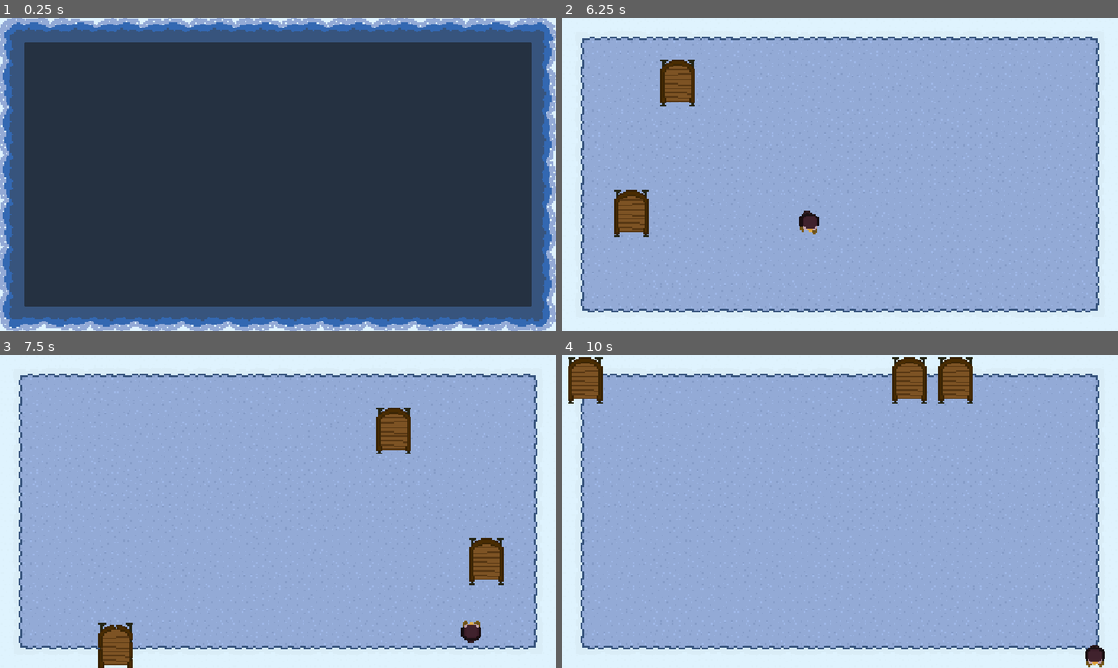
Above: before the commit, frames 1-4 (two rows, left to right).
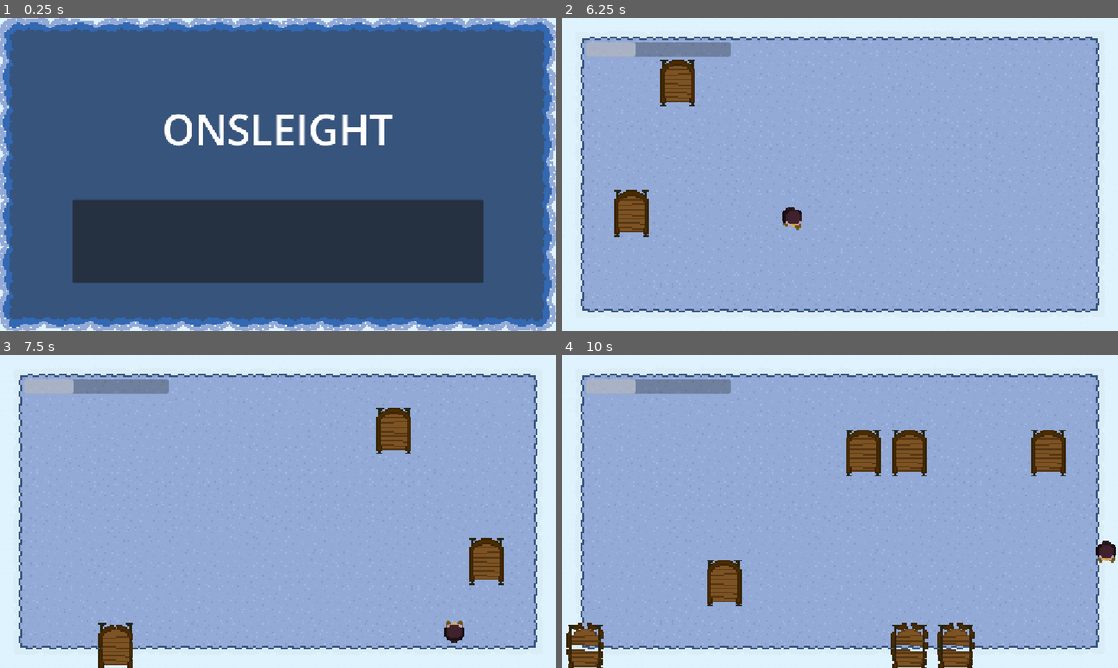
Above: after the commit, the same moments.

Repository: appellatebaton0/siege-9
Game: Godot game, scene res://scenes/main.tscn
Same seed, same stepped clock (60 frames per second), same inputs: the game is played once before the commit and once after it.
Inputs (mouse positions are in pixels of both pictures, inside the frame that each line leads up to; where the layout moved, square brackets give the same spot in the first picture):
- Up to frame 1 (0.25 s): no input
- Up to frame 2 (6.25 s): click (840, 240) [840, 174] at 0.5 s; tap Enter at 1.25 s; hold D (Right) 1.28-2.03 s; hold S (Down) 2.03-2.78 s; hold D (Right) 2.78-3.53 s; hold W (Up) 3.53-4.28 s; hold A (Left) 4.28-5.78 s; hold S (Down) from 5.78 s (still down)
- Up to frame 3 (7.5 s): release S (Down) at 6.53 s; hold D (Right) 6.53-7.28 s; hold W (Up) from 7.28 s (still down)
- Up to frame 4 (10 s): release W (Up) at 8 s; click (840, 511) at 8.02 s; hold D (Right) 8.78-9.53 s; hold S (Down) from 9.53 s (still down)

The runs differ from the first frame. In frame 1, 57% of the frame differs, in the area x 4-96%, y 7-93%; in frame 2, 1.2%; in frame 3, 1.2%; in frame 4, 9.3%.

Commit message:
v0.15 - Health & Scoring
- Added a healthbar so you can see your health while in the game
- Added a score tracker, and you can see your last and highest scores on the lose screen.

Diff:
--- a/project.godot
+++ b/project.godot
@@ -29,6 +29,7 @@
 Sleds=""
 Player=""
 Animator=""
+SledSpawner=""
 
 [input]
 
--- a/scenes/main.tscn
+++ b/scenes/main.tscn
@@ -7,7 +7,9 @@
 [ext_resource type="Texture2D" uid="uid://dwk1qyv1iicod" path="res://assets/textures/player.png" id="4_jyhfs"]
 [ext_resource type="Script" path="res://scripts/animator.gd" id="5_tbgi4"]
 [ext_resource type="Script" path="res://scripts/reset.gd" id="6_tefeu"]
+[ext_resource type="Script" uid="uid://cepwk8rw6husm" path="res://scripts/healthbar.gd" id="7_choun"]
 [ext_resource type="Shader" uid="uid://be3xbtvi7kqcf" path="res://shaders/fade.gdshader" id="7_o6xl0"]
+[ext_resource type="Script" uid="uid://bu0n0myhiis72" path="res://scripts/scorekeeper.gd" id="9_85g3d"]
 
 [sub_resource type="TileSetAtlasSource" id="TileSetAtlasSource_jyhfs"]
 texture = ExtResource("1_tefeu")
@@ -33,8 +35,8 @@
 tile_size = Vector2i(8, 8)
 sources/0 = SubResource("TileSetAtlasSource_jyhfs")
 
-[sub_resource type="RectangleShape2D" id="RectangleShape2D_tbgi4"]
-size = Vector2(16, 16)
+[sub_resource type="CircleShape2D" id="CircleShape2D_85g3d"]
+radius = 8.0
 
 [sub_resource type="AtlasTexture" id="AtlasTexture_tipki"]
 atlas = ExtResource("4_jyhfs")
@@ -298,7 +300,7 @@
 tile_map_data = PackedByteArray("AAAAAAAAAAADAAMAAAAAAAEAAAADAAIAAAAAAAIAAAACAAEAAAAAAAMAAAACAAEAAAAAAAQAAAACAAEAAAAAAA …(20656 unchanged characters)…
 tile_set = SubResource("TileSet_tbgi4")
 
-[node name="SledSpawner" type="Node" parent="."]
+[node name="SledSpawner" type="Node" parent="." groups=["SledSpawner"]]
 script = ExtResource("2_sugp2")
 rows = 12
 interval = 0.6
@@ -311,13 +313,13 @@
 script = ExtResource("3_sugp2")
 
 [node name="CollisionShape2D" type="CollisionShape2D" parent="Player"]
-shape = SubResource("RectangleShape2D_tbgi4")
+shape = SubResource("CircleShape2D_85g3d")
 
 [node name="Sprite" type="AnimatedSprite2D" parent="Player"]
 texture_filter = 1
 rotation = 1.5707964
 sprite_frames = SubResource("SpriteFrames_85g3d")
-frame_progress = 0.14425048
+frame_progress = 0.7380239
 
 [node name="END" type="Node" parent="Player"]
 script = ExtResource("5_tbgi4")
@@ -370,6 +372,26 @@
 anchor_bottom = 1.0
 grow_horizontal = 2
 grow_vertical = 2
+
+[node name="MarginContainer" type="MarginContainer" parent="CanvasLayer/Control"]
+layout_mode = 1
+anchors_preset = 15
+anchor_right = 1.0
+anchor_bottom = 1.0
+grow_horizontal = 2
+grow_vertical = 2
+theme_override_constants/margin_left = 50
+theme_override_constants/margin_top = 50
+theme_override_constants/margin_right = 50
+theme_override_constants/margin_bottom = 50
+
+[node name="ProgressBar" type="ProgressBar" parent="CanvasLayer/Control/MarginContainer"]
+custom_minimum_size = Vector2(300, 30)
+layout_mode = 2
+size_flags_horizontal = 0
+step = 1.0
+show_percentage = false
+script = ExtResource("7_choun")
 
 [node name="StartScreen" type="TextureRect" parent="CanvasLayer/Control"]
 texture_filter = 1
@@ -390,12 +412,35 @@
 anchor_bottom = 1.0
 grow_horizontal = 2
 grow_vertical = 2
+theme_override_constants/margin_left = 100
+theme_override_constants/margin_top = 50
+theme_override_constants/margin_right = 100
+theme_override_constants/margin_bottom = 50
+
+[node name="VBoxContainer" type="VBoxContainer" parent="CanvasLayer/Control/StartScreen/MarginContainer"]
+use_parent_material = true
+layout_mode = 2
+size_flags_vertical = 3
+
+[node name="Label" type="Label" parent="CanvasLayer/Control/StartScreen/MarginContainer/VBoxContainer"]
+use_parent_material = true
+layout_mode = 2
+size_flags_vertical = 3
+theme_override_font_sizes/font_size = 86
+text = "
+ONSLEIGHT"
+horizontal_alignment = 1
+
+[node name="MarginContainer" type="MarginContainer" parent="CanvasLayer/Control/StartScreen/MarginContainer/VBoxContainer"]
+use_parent_material = true
+layout_mode = 2
+size_flags_vertical = 3
 theme_override_constants/margin_left = 50
 theme_override_constants/margin_top = 50
 theme_override_constants/margin_right = 50
 theme_override_constants/margin_bottom = 50
 
-[node name="Start" type="Button" parent="CanvasLayer/Control/StartScreen/MarginContainer"]
+[node name="Start" type="Button" parent="CanvasLayer/Control/StartScreen/MarginContainer/VBoxContainer/MarginContainer"]
 use_parent_material = true
 layout_mode = 2
 script = ExtResource("5_tbgi4")
@@ -421,14 +466,53 @@
 anchor_bottom = 1.0
 grow_horizontal = 2
 grow_vertical = 2
+theme_override_constants/margin_left = 100
+theme_override_constants/margin_top = 50
+theme_override_constants/margin_right = 100
+theme_override_constants/margin_bottom = 50
+
+[node name="VBoxContainer" type="VBoxContainer" parent="CanvasLayer/Control/LoseScreen/MarginContainer"]
+use_parent_material = true
+layout_mode = 2
+theme_override_constants/separation = 9
+
+[node name="VBoxContainer" type="VBoxContainer" parent="CanvasLayer/Control/LoseScreen/MarginContainer/VBoxContainer"]
+use_parent_material = true
+layout_mode = 2
+size_flags_vertical = 3
+
+[node name="Label" type="Label" parent="CanvasLayer/Control/LoseScreen/MarginContainer/VBoxContainer/VBoxContainer"]
+use_parent_material = true
+layout_mode = 2
+size_flags_vertical = 3
+theme_override_font_sizes/font_size = 76
+text = "You Lost!"
+horizontal_alignment = 1
+vertical_alignment = 2
+
+[node name="Label2" type="Label" parent="CanvasLayer/Control/LoseScreen/MarginContainer/VBoxContainer/VBoxContainer"]
+use_parent_material = true
+layout_mode = 2
+size_flags_vertical = 1
+theme_override_font_sizes/font_size = 31
+text = "Score: 0 Highscore: 0"
+horizontal_alignment = 1
+vertical_alignment = 1
+script = ExtResource("9_85g3d")
+
+[node name="MarginContainer" type="MarginContainer" parent="CanvasLayer/Control/LoseScreen/MarginContainer/VBoxContainer"]
+use_parent_material = true
+layout_mode = 2
+size_flags_vertical = 3
 theme_override_constants/margin_left = 50
 theme_override_constants/margin_top = 50
 theme_override_constants/margin_right = 50
 theme_override_constants/margin_bottom = 50
 
-[node name="Retry" type="Button" parent="CanvasLayer/Control/LoseScreen/MarginContainer"]
-use_parent_material = true
-layout_mode = 2
+[node name="Retry" type="Button" parent="CanvasLayer/Control/LoseScreen/MarginContainer/VBoxContainer/MarginContainer"]
+use_parent_material = true
+layout_mode = 2
+size_flags_vertical = 3
 script = ExtResource("5_tbgi4")
 anim_name = "retry"
 
@@ -438,11 +522,11 @@
 }
 
 [connection signal="died" from="Player" to="Player/END" method="animate"]
-[connection signal="button_down" from="CanvasLayer/Control/StartScreen/MarginContainer/Start" to="CanvasLayer/Down" method="play"]
-[connection signal="button_up" from="CanvasLayer/Control/StartScreen/MarginContainer/Start" to="CanvasLayer/Up" method="play"]
-[connection signal="pressed" from="CanvasLayer/Control/StartScreen/MarginContainer/Start" to="CanvasLayer/Reset" method="reset"]
-[connection signal="pressed" from="CanvasLayer/Control/StartScreen/MarginContainer/Start" to="CanvasLayer/Control/StartScreen/MarginContainer/Start" method="animate"]
-[connection signal="button_down" from="CanvasLayer/Control/LoseScreen/MarginContainer/Retry" to="CanvasLayer/Down" method="play"]
-[connection signal="button_up" from="CanvasLayer/Control/LoseScreen/MarginContainer/Retry" to="CanvasLayer/Up" method="play"]
-[connection signal="pressed" from="CanvasLayer/Control/LoseScreen/MarginContainer/Retry" to="CanvasLayer/Reset" method="reset"]
-[connection signal="pressed" from="CanvasLayer/Control/LoseScreen/MarginContainer/Retry" to="CanvasLayer/Control/LoseScreen/MarginContainer/Retry" method="animate"]
+[connection signal="button_down" from="CanvasLayer/Control/StartScreen/MarginContainer/VBoxContainer/MarginContainer/Start" to="CanvasLayer/Down" method="play"]
+[connection signal="button_up" from="CanvasLayer/Control/StartScreen/MarginContainer/VBoxContainer/MarginContainer/Start" to="CanvasLayer/Up" method="play"]
+[connection signal="pressed" from="CanvasLayer/Control/StartScreen/MarginContainer/VBoxContainer/MarginContainer/Start" to="CanvasLayer/Reset" method="reset"]
+[connection signal="pressed" from="CanvasLayer/Control/StartScreen/MarginContainer/VBoxContainer/MarginContainer/Start" to="CanvasLayer/Control/StartScreen/MarginContainer/VBoxContainer/MarginContainer/Start" method="animate"]
+[connection signal="button_down" from="CanvasLayer/Control/LoseScreen/MarginContainer/VBoxContainer/MarginContainer/Retry" to="CanvasLayer/Down" method="play"]
+[connection signal="button_up" from="CanvasLayer/Control/LoseScreen/MarginContainer/VBoxContainer/MarginContainer/Retry" to="CanvasLayer/Up" method="play"]
+[connection signal="pressed" from="CanvasLayer/Control/LoseScreen/MarginContainer/VBoxContainer/MarginContainer/Retry" to="CanvasLayer/Reset" method="reset"]
+[connection signal="pressed" from="CanvasLayer/Control/LoseScreen/MarginContainer/VBoxContainer/MarginContainer/Retry" to="CanvasLayer/Control/LoseScreen/MarginContainer/VBoxContainer/MarginContainer/Retry" method="animate"]
--- /dev/null
+++ b/scripts/healthbar.gd
@@ -0,0 +1,9 @@
+class_name HealthBar extends ProgressBar
+
+@onready var player:Player = get_tree().get_first_node_in_group("Player")
+
+func _ready() -> void:
+	max_value = player.max_health
+
+func _process(_delta: float) -> void:
+	value = player.health
--- /dev/null
+++ b/scripts/scorekeeper.gd
@@ -0,0 +1,16 @@
+class_name Scorekeeper extends Label
+
+@onready var spawner:SledSpawner = get_tree().get_first_node_in_group("SledSpawner")
+
+var score:float = 0.0
+var high :float = 0.0
+
+func _process(delta: float) -> void:
+	if spawner.active:
+		score += delta
+
+		if score > high: high = score
+
+	text = "Score: " + str(round(score * 10) / 10) + " | High: " + str(round(high * 10) / 10)
+
+func _reset(): score = 0
Not shown: 1 places in scenes/main.tscn that only renumber resources
Not shown, added: scripts/healthbar.gd.uid
Not shown, added: scripts/scorekeeper.gd.uid
